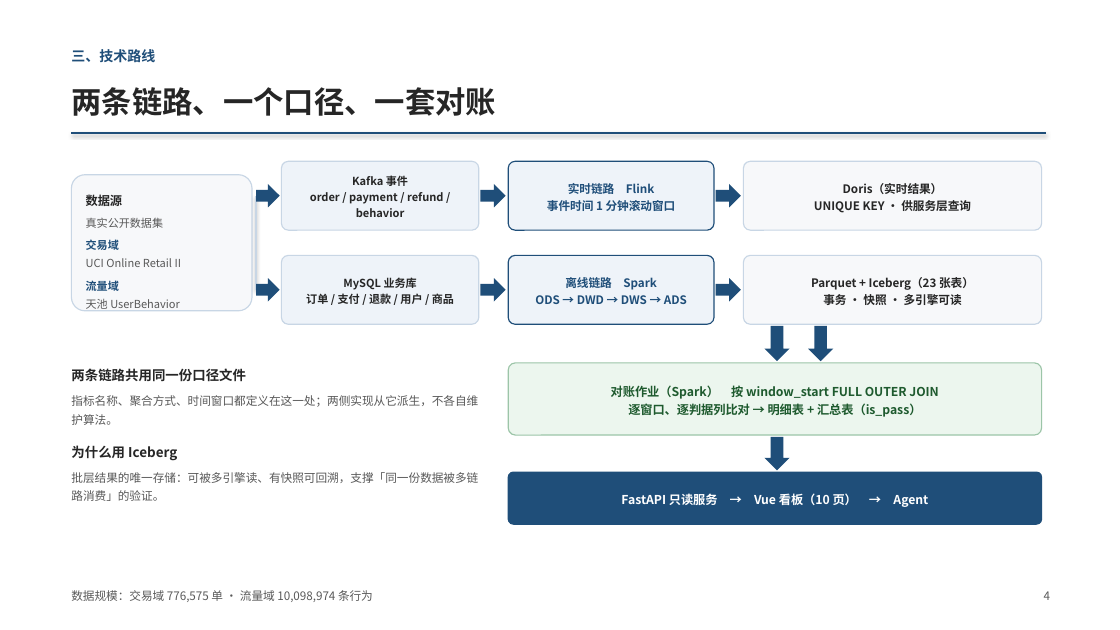
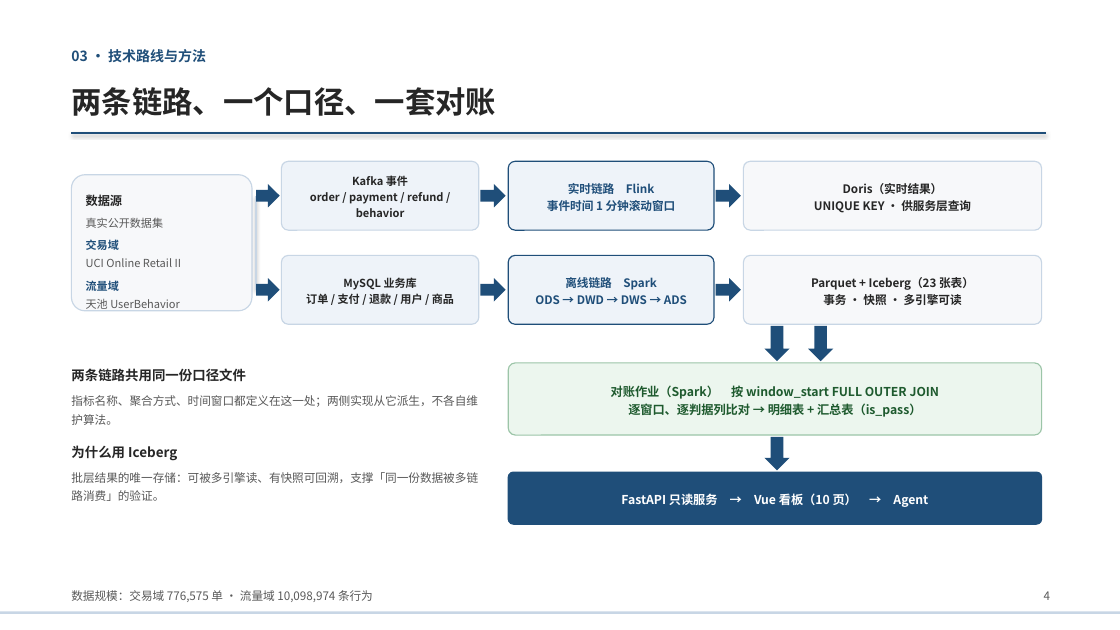
Before and after one commit to suntree-j/dsh-workspace, a slide deck: slide 5 of intelligent-data-platform/docs/thesis/答辩材料/开题答辩_蒋树阳.pptx (slide 4 before the commit). Drawn at 1120x630 pixels with LibreOffice and Linux fonts; fonts in the diff are those of the drawing. Boxes give left, top, right and bottom in pixels: in the first picture for what was removed or moved away, otherwise in the second. Text is boxed around its words. In the diff, an @@ line names an element or a change of style, - is before the commit and + after.

Commit message:
docs(defense): PPT 参照校内模板补目录页与致谢页，新增项目技术讲解十二讲

```diff
--- a/intelligent-data-platform/docs/thesis/答辩材料/开题答辩_蒋树阳.pptx
+++ b/intelligent-data-platform/docs/thesis/答辩材料/开题答辩_蒋树阳.pptx
@@ text at box(71, 49, 206, 63): text changed @@
-三、技术路线
+03 · 技术路线与方法
@@ rectangle added at box(0, 612, 1120, 614), fill #C8D6E5 @@
```
Also in this commit, not shown: 7 other slides changed, 2 slides added, 3 other files.
